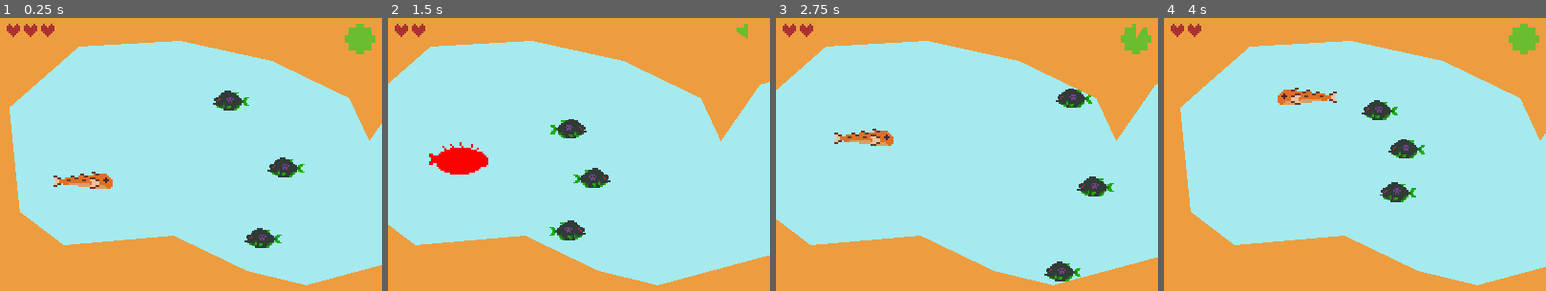
Above: before the commit, frames 1-4 (left to right).
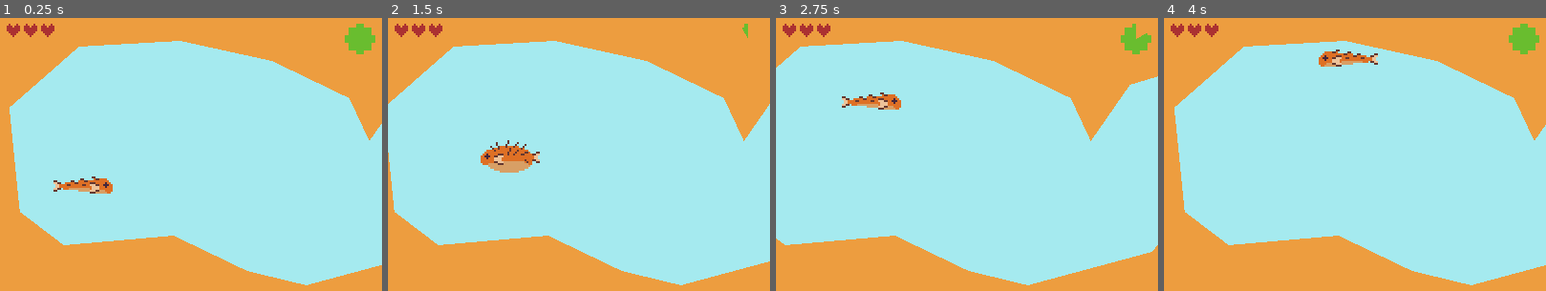
Above: after the commit, the same moments.

Repository: kcabra/orico
Game: Godot game, scene res://aquarium.tscn
The game is run twice, just before and just after one commit, with the same random seed, the same clock (stepped at 60 frames per second) and the same inputs.
Inputs:
- Up to frame 1 (0.25 s): no input
- Up to frame 2 (1.5 s): hold D (game_right) 0.53-1.28 s; hold Space (game_jump) 0.53-1.28 s; hold A (game_left) from 1.28 s (still down); tap Ctrl (game_attack) at 1.35 s
- Up to frame 3 (2.75 s): tap Space (game_jump) at 1.52, 1.55, 1.82 s; release A (game_left) at 2.03 s; hold D (game_right) from 2.03 s (still down); hold Space (game_jump) from 2.03 s (still down)
- Up to frame 4 (4 s): release Space (game_jump) at 2.78 s; tap Ctrl (game_attack) at 2.85 s; tap Space (game_jump) at 3.02, 3.05, 3.32 s; release D (game_right) at 3.53 s; hold A (game_left) from 3.53 s (still down); hold Space (game_jump) from 3.53 s (still down)

The runs differ from the first frame. In frame 1, 2.1% of the frame differs, in the area x 14-80%, y 26-85%; in frame 2, 10%, in the area x 0-100%, y 2-98%; in frame 3, 9.1%; in frame 4, 4.9%.

Commit message:
added title screen

Diff:
--- a/aquarium.tscn
+++ b/aquarium.tscn
@@ -17,13 +17,22 @@
 [node name="enemies" type="Node2D" parent="."]
 
 [node name="enemy" parent="enemies" instance=ExtResource( 2 )]
-position = Vector2( 282.076, 76.3064 )
+position = Vector2( 782, 176 )
 
 [node name="enemy2" parent="enemies" instance=ExtResource( 2 )]
-position = Vector2( 342.339, 156.713 )
+position = Vector2( 1383, 170 )
 
 [node name="enemy3" parent="enemies" instance=ExtResource( 2 )]
-position = Vector2( 317.076, 239.87 )
+position = Vector2( 2033, 113 )
+
+[node name="enemy4" parent="enemies" instance=ExtResource( 2 )]
+position = Vector2( 2501, 90 )
+
+[node name="enemy5" parent="enemies" instance=ExtResource( 2 )]
+position = Vector2( 2572, 161 )
+
+[node name="enemy6" parent="enemies" instance=ExtResource( 2 )]
+position = Vector2( 2474, 178 )
 
 [node name="ground" type="StaticBody2D" parent="."]
 collision_mask = 0
@@ -35,11 +44,11 @@
 
 [node name="Polygon2D2" type="Polygon2D" parent="ground"]
 color = Color( 0.933333, 0.619608, 0.25098, 1 )
-polygon = PoolVector2Array( 0, 95, 27, 95, 100, 31, 206, 25, …(192 unchanged characters)…  73, 2092, 68, 2164, 107, 2217, 184, 2281, 219, 2433, 207, 2547, 218, 2734, 195, 3000, 163, 3000, 0, 0, 0 )
+polygon = PoolVector2Array( 0, 95, 27, 95, 100, 31, 206, 25, …(192 unchanged characters)…  73, 2092, 68, 2164, 107, 2217, 184, 2288, 147, 2350, 72, 2417, 51, 2516, 57, 2652, 119, 2734, 195, 3000, 163, 3000, 0, 0, 0 )
 
 [node name="Polygon2D3" type="Polygon2D" parent="ground"]
 color = Color( 0.933333, 0.619608, 0.25098, 1 )
-polygon = PoolVector2Array( 638, 259, 724, 280, 841, 277, 969, 224, 1033, 209, 1148, 178, 1257, 175, 1359, 204, 1424, 230, 1458, 264, 1507, 270, 1631, 217, 1773, 170, 1882, 155, 2049, 147, 2126, 193, 2166, 260, 2252, 289, 2424, 283, 2554, 291, 2713, 286, 2998, 256, 2998, 301, 638, 300 )
+polygon = PoolVector2Array( 638, 259, 724, 280, 841, 277, 969, 224, 1033, 209, 1148, 178, 1257, 175, 1359, 204, 1424, 230, 1458, 264, 1507, 270, 1631, 217, 1773, 170, 1882, 155, 2049, 147, 2126, 193, 2166, 260, 2252, 289, 2355, 227, 2465, 212, 2617, 223, 2736, 257, 2998, 256, 2998, 301, 638, 300 )
 
 [node name="camera" type="Camera2D" parent="." groups=[
 "camera",
--- a/project.godot
+++ b/project.godot
@@ -84,6 +84,11 @@
 , Object(InputEventMouseButton,"resource_local_to_scene":false,"resource_name":"","device":0,"alt":false,"shift":false, …(202 unchanged characters)…
  ]
 }
+ui_click={
+"deadzone": 0.5,
+"events": [ Object(InputEventMouseButton,"resource_local_to_scene":false,"resource_name":"","device":0,"alt":false,"shift":false,"control":false,"meta":false,"command":false,"button_mask":0,"position":Vector2( 0, 0 ),"global_position":Vector2( 0, 0 ),"factor":1.0,"button_index":1,"pressed":false,"doubleclick":false,"script":null)
+ ]
+}
 
 [rendering]
 
--- a/scripts/player.gd
+++ b/scripts/player.gd
@@ -7,10 +7,10 @@
 
 var HP = 3
 
-var ACCEL = 0.1
-var SPEED = 1
-var GRAV = 0.2
-var MAX_GRAV = 0.8
+var SPEED = 100
+var GRAV = 10
+var JUMP = 80
+var MAX_GRAV = 80
 
 var move_vec:= Vector2()
 var facing_left: bool
@@ -24,12 +24,10 @@
 			move_vec.x = -SPEED
 			facing_left = true
 		elif move_vec.x != 0:
-			move_vec.x -= move_vec.normalized().x * ACCEL
-			if abs(move_vec.x) < (ACCEL):
-				move_vec.x = 0
+			move_vec.x = 0
 
 		if Input.is_action_pressed("game_jump"):
-			move_vec.y = -1.4
+			move_vec.y = -JUMP
 
 	if move_vec.y < MAX_GRAV:
 		move_vec.y += GRAV
@@ -43,7 +41,7 @@
 	#</attack logic>
 
 	#<actual movement>
-	var collision = move_and_collide(move_vec)
+	var collision = move_and_collide(move_vec * delta)
 	if collision:
 		move_and_collide(move_vec.slide(collision.normal))
 	#</actual movement>
Not shown, changed: export_presets.cfg
